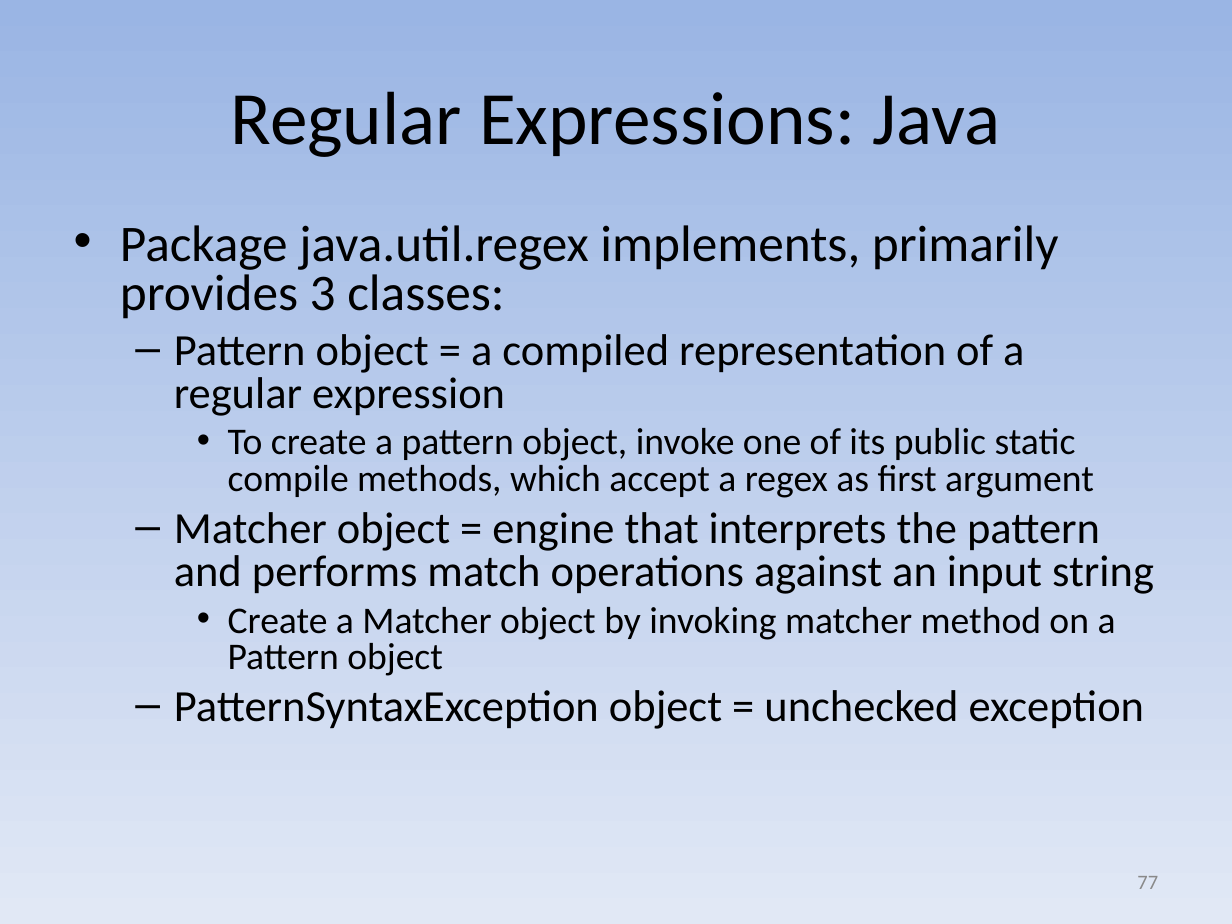
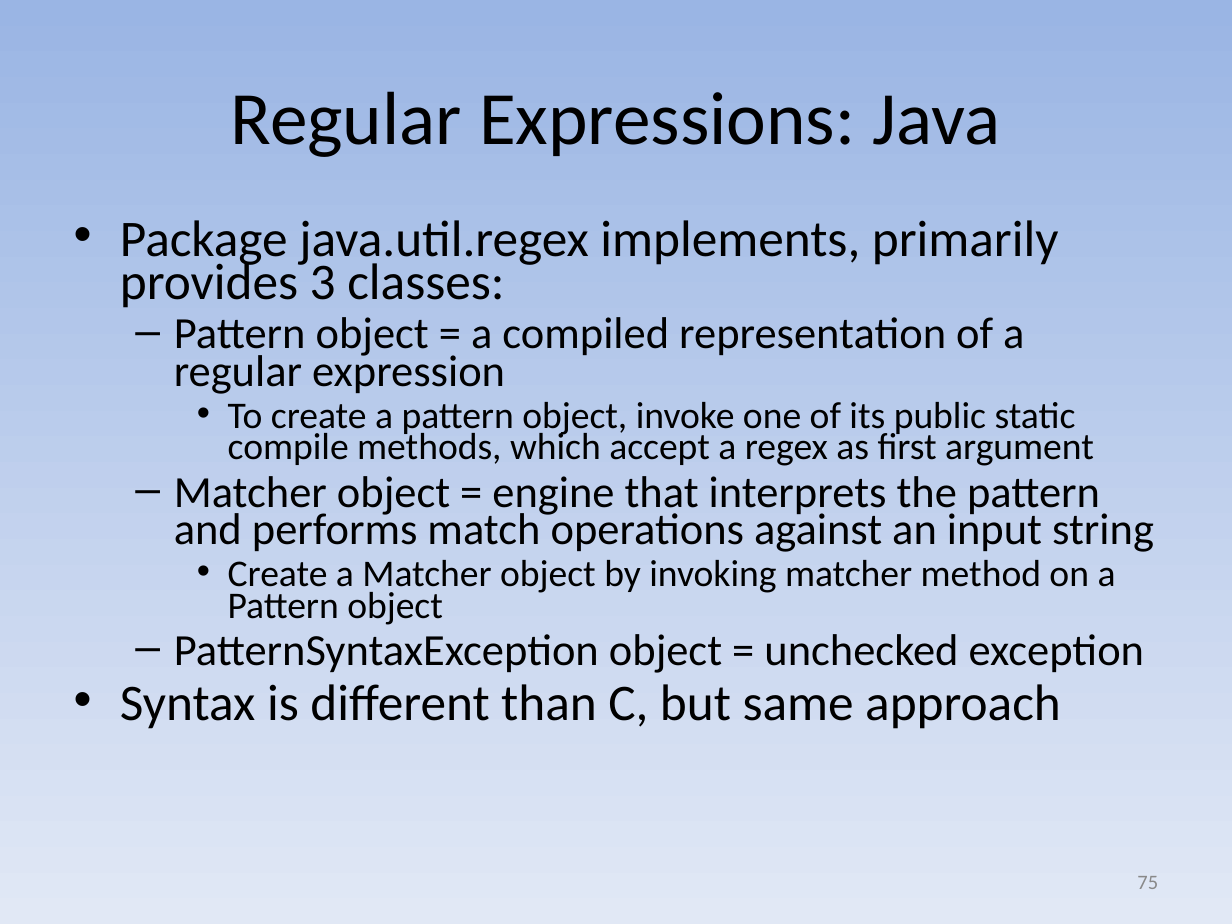
Before and after one commit to david-a-wheeler/david-a-wheeler.github.io, a slide deck: slide 75 of secure-class/presentations/Secure-Software-2-Input-Validation.ppt (slide 77 before the commit). Drawn at 1232x924 pixels with LibreOffice and Linux fonts; fonts in the diff are those of the drawing. Boxes give left, top, right and bottom in pixels: in the first picture for what was removed or moved away, otherwise in the second. Text is boxed around its words. In the diff, an @@ line names an element or a change of style, - is before the commit and + after.

```diff
--- a/secure-class/presentations/Secure-Software-2-Input-Validation.ppt
+++ b/secure-class/presentations/Secure-Software-2-Input-Validation.ppt
@@ text at (120, 220, 1154, 673): line spacing 0.8 to 0.7 @@
@@ text at (120, 684, 1061, 729): paragraph added @@
+• Syntax is different than C, but same approach
@@ page number at (1137, 876, 1158, 889): text changed @@
-77
+75
```
Also in this commit, not shown: 5 other slides changed, 1 slide added, 1 other file.
